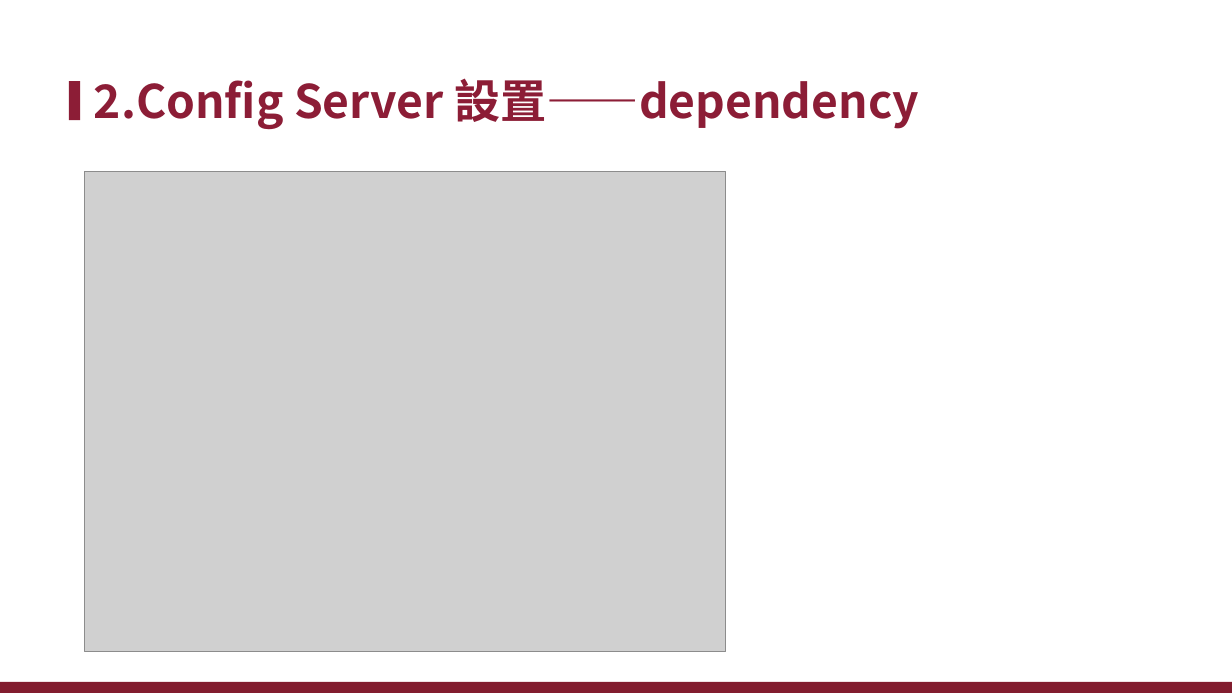
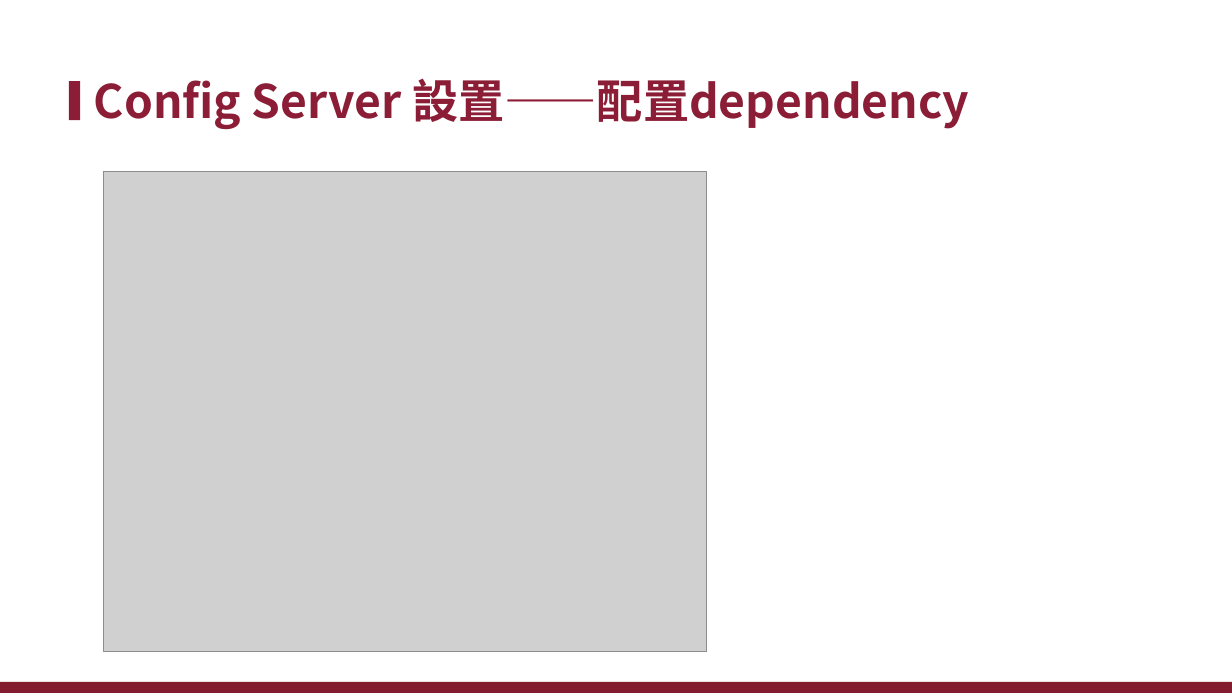
Before and after one commit to xiauchen/7__2020_3_10_PTT, a slide deck: slide 9 of Config.pptx. Drawn at 1232x693 pixels with LibreOffice and Linux fonts; fonts in the diff are those of the drawing; grey boxes stand for pictures; background and template pictures are left out. Boxes give left, top, right and bottom in pixels: in the first picture for what was removed or moved away, otherwise in the second. Text is boxed around its words. In the diff, an @@ line names an element or a change of style, - is before the commit and + after.

```diff
--- a/Config.pptx
+++ b/Config.pptx
@@ text at (94,78,969,130): text changed @@
-2.Config Server 設置——dependency
+Config Server 設置——配置dependency
@@ picture: place and size @@
-picture at (85,171,726,653)
+picture at (104,171,707,653)
```
Also in this commit, not shown: 18 other slides changed, 3 slides added, 9 slides removed, 11 other files.
